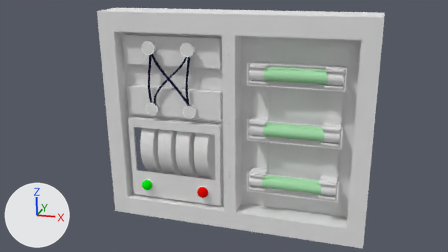
The Blender file Assets/models/house/floor02/puzzles/puzzle01_0222.blend: old version first, new version second.
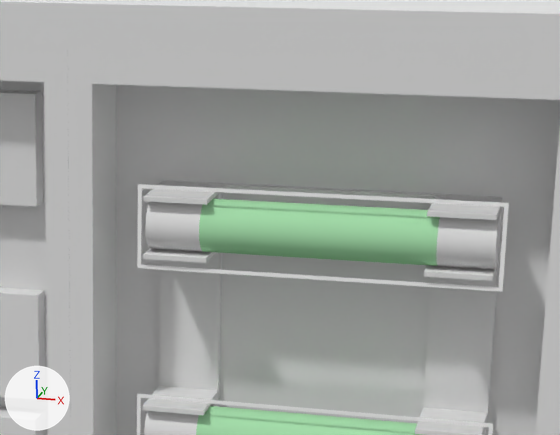
The first picture shows the older version from the file's camera 'Camera'. The close-ups show both versions on the part from 47% to 81% of the width and 5% to 52% of the height of that picture; other places that the commit changed are outside them. Arrows for +X, +Y and +Z are at lower left; the lights stay in place.

Objects in the first close-up: 'case_inner_left', 'case_inner_right', 'fuse.000', 'fuse.001', 'fuse_clamps.000', 'fuse_clamps.001', 'puzzle01a_frame', 'puzzle01a_fuse_highlight.000', 'puzzle01a_fuse_highlight.001'.
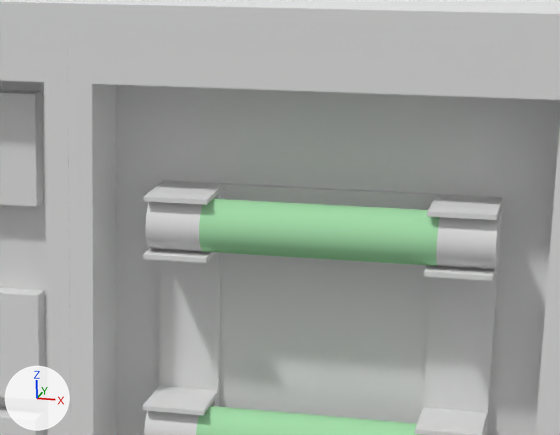
What differs and where, as boxes [x1, y1, x2, y2] in the close-ups (560 x 435 px):
'puzzle01a_fuse_highlight.000', deleted: before [137, 184, 509, 292]
'puzzle01a_fuse_highlight.001', deleted: before [137, 394, 493, 435]

The change, as a diff of the scene's bpy script:
```diff
--- a/Assets/models/house/floor02/puzzles/puzzle01_0222.blend.py
+++ b/Assets/models/house/floor02/puzzles/puzzle01_0222.blend.py
@@ ob_puzzle01a_fuse_highlight_000 @@
-ob_puzzle01a_fuse_highlight_000 = bpy.data.objects.new('puzzle01a_fuse_highlight.000', me_plane)
-ob_puzzle01a_fuse_highlight_000.location = (0.566, -0.149, 0.5)
@@ ob_puzzle01a_fuse_highlight_001 @@
-ob_puzzle01a_fuse_highlight_001 = bpy.data.objects.new('puzzle01a_fuse_highlight.001', me_plane_003)
-ob_puzzle01a_fuse_highlight_001.location = (0.566, -0.149, 0.0)
```
